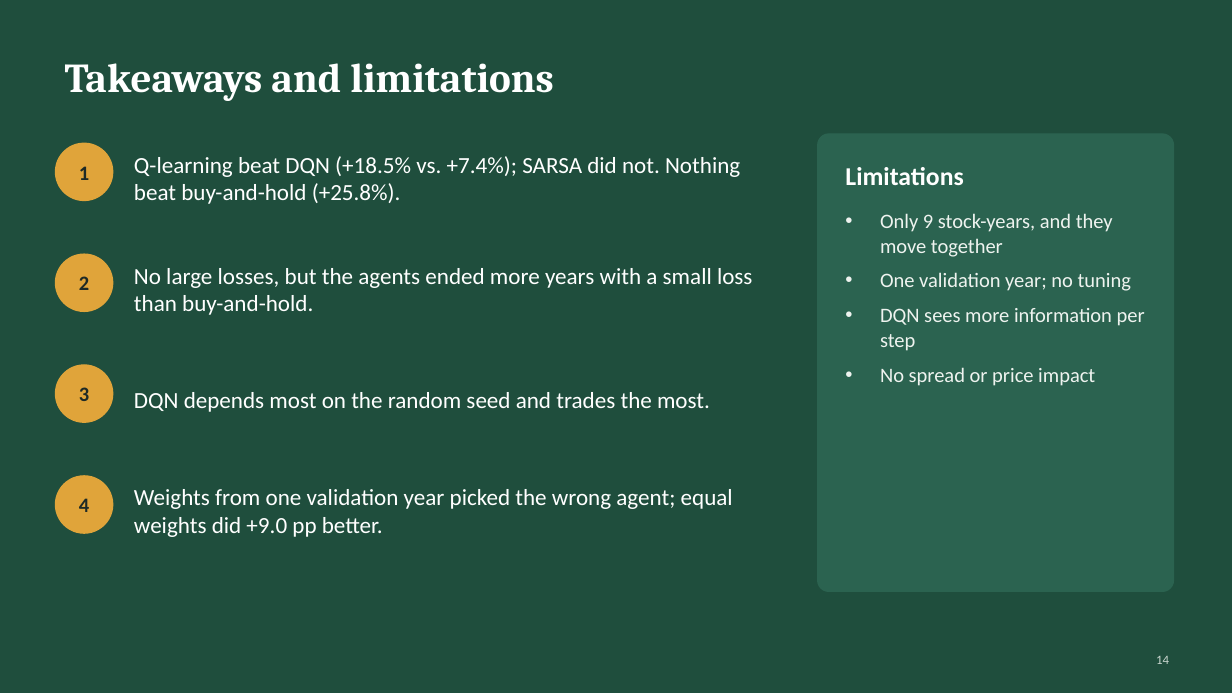
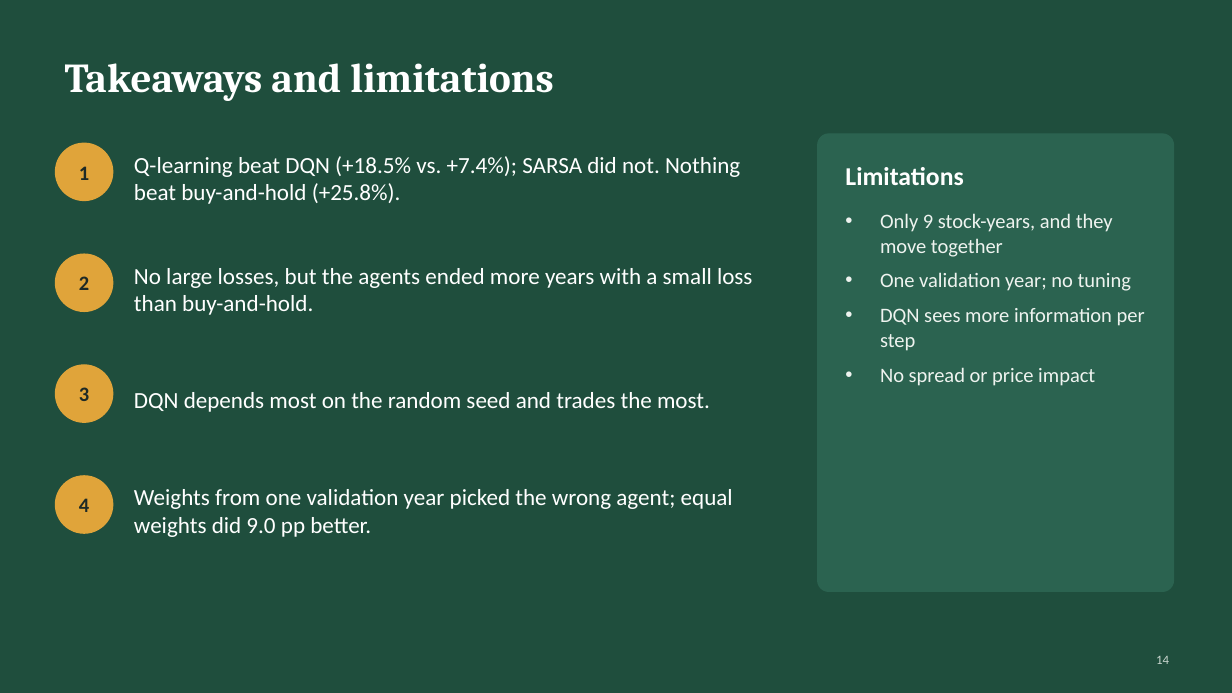
Before and after one commit to TarynDeng/6650-Final, a slide deck: slide 14 of slides/6650_final_presentation.pptx. Drawn at 1232x693 pixels with LibreOffice and Linux fonts; fonts in the diff are those of the drawing. Boxes give left, top, right and bottom in pixels: in the first picture for what was removed or moved away, otherwise in the second. Text is boxed around its words. In the diff, an @@ line names an element or a change of style, - is before the commit and + after.

```diff
--- a/slides/6650_final_presentation.pptx
+++ b/slides/6650_final_presentation.pptx
@@ text at (134,489,733,537): text changed @@
-Weights from one validation year picked the wrong agent; equal weights did +9.0 pp better.
+Weights from one validation year picked the wrong agent; equal weights did 9.0 pp better.
```
Also in this commit, not shown: 2 other slides changed, 57 other files.
